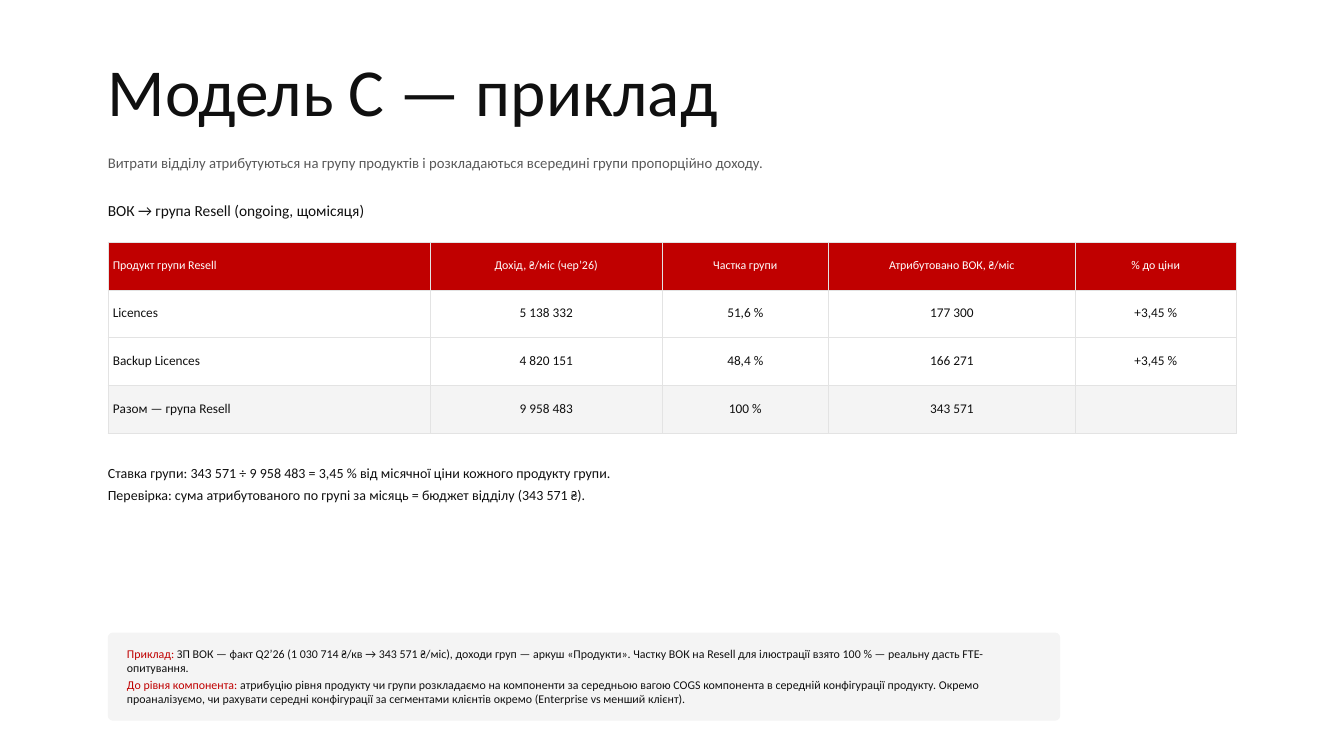
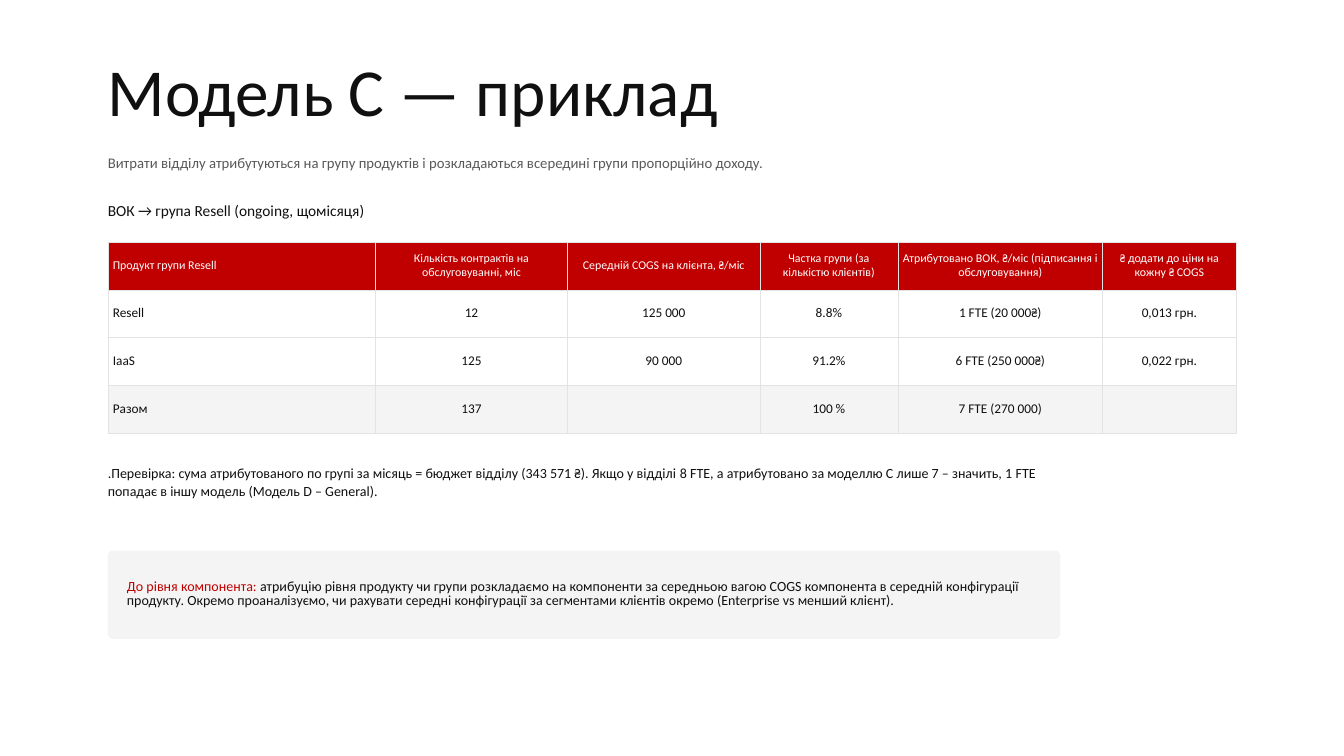
Before and after one commit to alexey-orlov/AO-Personal-OS, a slide deck: slide 11 of context/areas/gigacloud/docs/margin-deck/GigaCloud_Product Margin Plan_27-AUG-2026.pptx. Drawn at 1344x756 pixels with LibreOffice and Linux fonts; fonts in the diff are those of the drawing; background and template pictures are left out. Boxes give left, top, right and bottom in pixels: in the first picture for what was removed or moved away, otherwise in the second. Text is boxed around its words. In the diff, an @@ line names an element or a change of style, - is before the commit and + after.

```diff
--- a/context/areas/gigacloud/docs/margin-deck/GigaCloud_Product Margin Plan_27-AUG-2026.pptx
+++ b/context/areas/gigacloud/docs/margin-deck/GigaCloud_Product Margin Plan_27-AUG-2026.pptx
@@ table at (108, 242, 1237, 433) @@
-column 1: Продукт групи Resell | Licences | Backup Licences | Разом — група Resell
-column 2: Дохід, ₴/міс (чер’26) | 5 138 332 | 4 820 151 | 9 958 483
-column 3: Частка групи | 51,6 % | 48,4 % | 100 %
-column 4: Атрибутовано ВОК, ₴/міс | 177 300 | 166 271 | 343 571
-column 5: % до ціни | +3,45 % | +3,45 % | 
+column 1: Продукт групи Resell | Resell | IaaS | Разом
+column 2: Кількість контрактів на обслуговуванні, міс | 12 | 125 | 137
+column 3: Середній COGS на клієнта, ₴/міс | 125 000 | 90 000 | 
+column 4: Частка групи (за кількістю клієнтів) | 8.8% | 91.2% | 100 %
+column 5: Атрибутовано ВОК, ₴/міс (підписання і обслуговування) | 1 FTE (20 000₴) | 6 FTE (250 000₴) | 7 FTE (270 000)
+column 6: ₴ додати до ціни на кожну ₴ COGS | 0,013 грн. | 0,022 грн. | 
@@ text at (108, 468, 1036, 499): text changed @@
-Ставка групи: 343 571 ÷ 9 958 483 = 3,45 % від місячної ціни кожного продукту групи.
-Перевірка: сума атрибутованого по групі за місяць = бюджет відділу (343 571 ₴).
+.Перевірка: сума атрибутованого по групі за місяць = бюджет відділу (343 571 ₴). Якщо у відділі 8 FTE, а атрибутовано за моделлю С лише 7 – значить, 1 FTE попадає в іншу модель (Модель D – General).
@@ rounded rectangle "До рівня компонента: атрибуцію рівня ...": place and size @@
-rounded rectangle "До рівня компонента: атрибуцію рівня ..." at (108, 632, 1060, 721)
+rounded rectangle "До рівня компонента: атрибуцію рівня ..." at (108, 551, 1060, 639)
@@ rounded rectangle "До рівня компонента: атрибуцію рівня ..." at (108, 551, 1060, 639): size 17 to 20 pt @@
@@ text in rounded rectangle at (127, 649, 983, 674): paragraph removed @@
-Приклад: ЗП ВОК — факт Q2’26 (1 030 714 ₴/кв → 343 571 ₴/міс), доходи груп — аркуш «Продукти». Частку ВОК на Resell для ілюстрації взято 100 % — реальну дасть FTE-опитування.
```
Also in this commit, not shown: 5 other slides changed, 1 other file.
